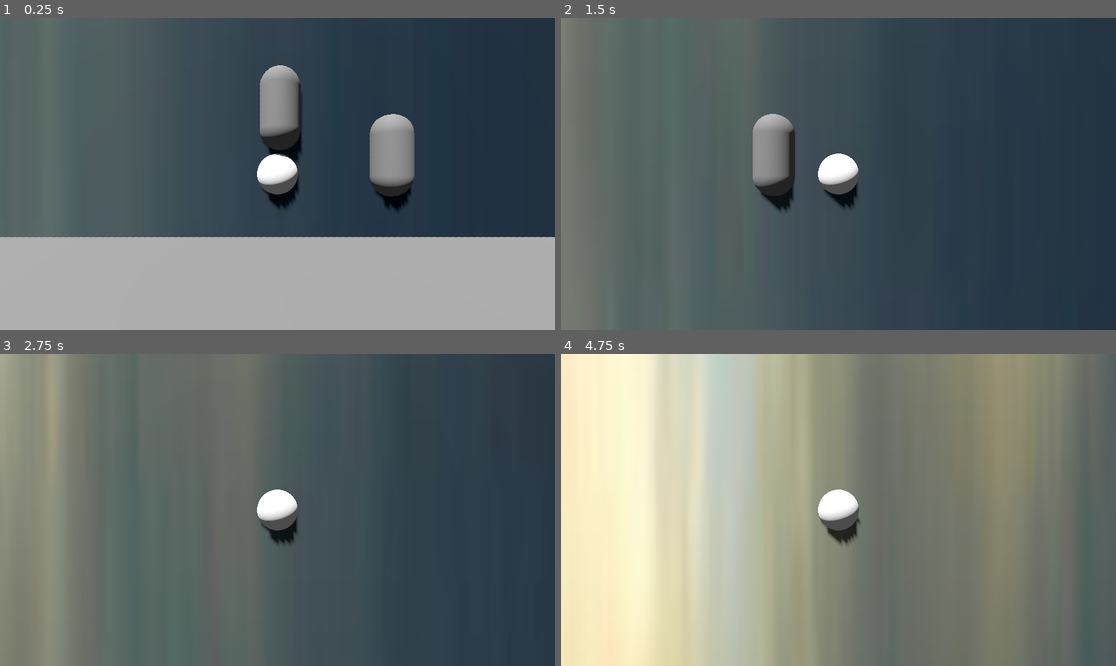
Above: before the commit, frames 1-4 (two rows, left to right).
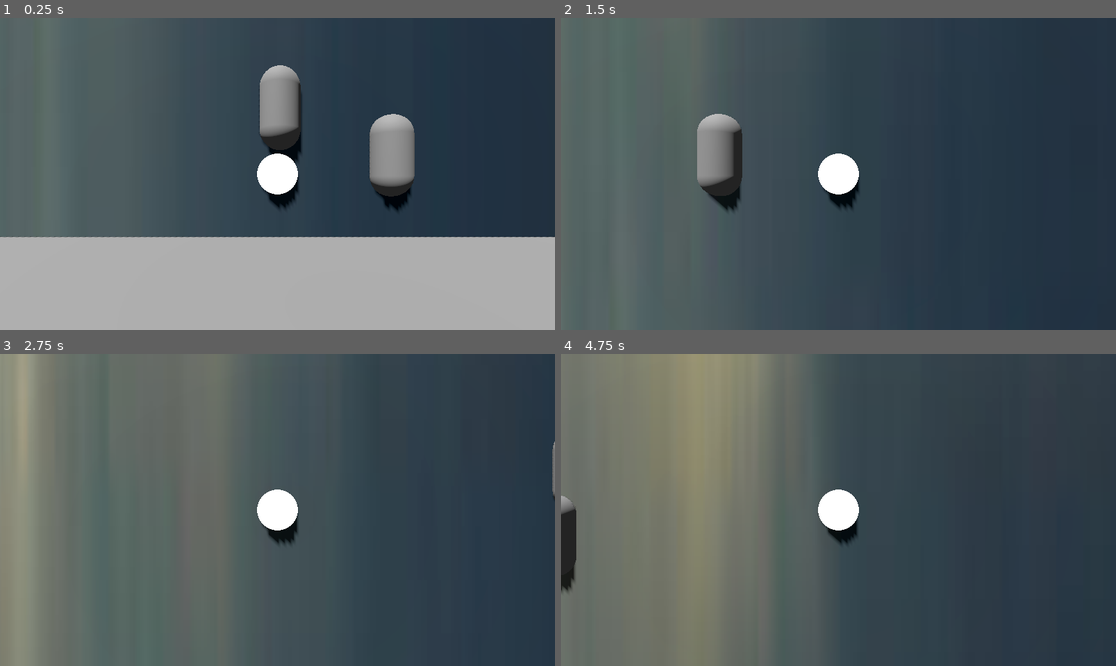
Above: after the commit, the same moments.

Repository: akkajoe/FallingUp
Game: Godot game, scene res://main.tscn
Same seed, same stepped clock (60 frames per second), same inputs: the game is played once before the commit and once after it.
Inputs:
- Up to frame 1 (0.25 s): no input
- Up to frame 2 (1.5 s): hold Right (right) 0.53-1.28 s; hold A (left) from 1.28 s (still down)
- Up to frame 3 (2.75 s): release A (left) at 2.03 s; hold Right (right) from 2.03 s (still down)
- Up to frame 4 (4.75 s): release Right (right) at 3.53 s; hold A (left) from 3.53 s (still down)

The runs differ from the first frame. In frame 1, 0.3% of the frame differs, in the area x 46-54%, y 43-57%; in frame 2, 7.8%; in frame 3, 4.6%; in frame 4, 100%, in the area x 0-100%, y 0-100%.

Commit message:
bounce, acceleration and impulse

Diff:
--- a/fallingup/player.gd
+++ b/fallingup/player.gd
@@ -1,108 +1,164 @@
+# player.gd
 extends CharacterBody3D
 
-@export var float_speed = 4.5
-@export var sink_speed = 2.0
-@export var drift_speed = 4.0
-@export var drift_smoothness = 5.0
-@export var sink_delay = 5.0
-@export var glow_green_threshold = 2.0
+@export var float_speed            = 4.5
+@export var drift_speed            = 4.0
+@export var acc_x                  = 4.0
+@export var sink_delay             = 6.0
+@export var glow_green_threshold   = 2.0
+@export var glow_fall_rate   := 0.1    # glow units lost per second while sinking
+@export var ground_delay           = 2.0  # seconds on ground before game-over
 
-@export var glow_fall_rate := 0.1    # glow units lost per second while sinking
-@export var ground_delay = 2.0       # seconds on ground before red
+@export var push_strength          = 6.0    # how hard we get knocked sideways
+@export var knockback_duration     = 1.0    # force override lasts exactly 1 s
 
-@onready var mesh      = $Node3D/MeshInstance3D as MeshInstance3D
-@onready var world_env = get_tree().get_current_scene().get_node("WorldEnvironment") as WorldEnvironment
+@export var bounce_restitution     = 0.8    # energy retained on each sink-bounce
+@export var restitution_decay      = 0.2    # lose this much restitution after each bounce
+@export var min_bounce_speed       = 0.5    # below this vertical speed, stop bouncing
 
-# acceleration in the x-axis when the direction turns
-@export var acc_x = 4.0
-# keep track of your current sideways speed
-var current_turn_speed = 0.0
+const BOUNCE_IMPULSE : float = 8.0
 
-var state = "floating"
-var time_since_last_collect = 0.0
+var current_turn_speed       = 0.0
+var state                    = "floating"   # "floating", "sinking", "gameover"
+var time_since_last_collect  = 0.0
+var _ground_contact_started  = false
+var _ground_contact_time     = 0.0
 
-var _ground_contact_started = false
-var _ground_contact_time = 0.0
+# knock-back state
+var in_knockback             = false
+var knockback_velocity       = 0.0
+var knockback_timer          = 0.0
 
-var override_mat: StandardMaterial3D
-var gravity = ProjectSettings.get_setting("physics/3d/default_gravity")
+# override materials for all sub-meshes
+var override_mats : Array[StandardMaterial3D] = []
+
+@onready var world_env       = get_tree().get_current_scene().get_node("WorldEnvironment") as WorldEnvironment
+var gravity                  = ProjectSettings.get_setting("physics/3d/default_gravity")
 
 
 func _ready():
 	name = "player"
-	var orig = mesh.mesh.surface_get_material(0) as StandardMaterial3D
-	if orig == null:
-		orig = StandardMaterial3D.new()
-	override_mat = orig.duplicate() as StandardMaterial3D
-	mesh.material_override = override_mat
+	# Collect every MeshInstance3D under this node and override its material
+	for m in get_children():
+		if m is MeshInstance3D:
+			var orig = m.mesh.surface_get_material(0) as StandardMaterial3D
+			if orig == null:
+				orig = StandardMaterial3D.new()
+			var dup = orig.duplicate() as StandardMaterial3D
+			m.set_surface_override_material(0, dup)
+			override_mats.append(dup)
+
+
+func _set_color(c: Color) -> void:
+	# Apply the given color to every override material
+	for mat in override_mats:
+		mat.albedo_color = c
+
+
+func _handle_sideways(delta):
+	if in_knockback:
+		velocity.x = knockback_velocity
+		knockback_timer -= delta
+		if knockback_timer <= 0.0:
+			in_knockback = false
+			current_turn_speed = 0.0
+	else:
+		var input_x = -Input.get_axis("left", "right")
+		var target_x = input_x * drift_speed
+		current_turn_speed = move_toward(current_turn_speed, target_x, acc_x * delta)
+		velocity.x = current_turn_speed
 
 
 func _physics_process(delta):
 	time_since_last_collect += delta
 
-	# — start sinking if no collection —
+	# FLOATING → SINKING trigger
 	if state == "floating" and time_since_last_collect >= sink_delay:
 		state = "sinking"
 		time_since_last_collect = 0.0
-		print("No collections for %.1f s — sinking!" % sink_delay)
 
-	# — win immediately if glow too high —
-	if world_env.environment.glow_strength >= glow_green_threshold:
-		override_mat.albedo_color = Color(0, 1, 0)
+	# WIN (green) check
+	if state != "gameover" and world_env.environment.glow_strength >= glow_green_threshold:
 		state = "gameover"
+		_set_color(Color(0,1,0))
+		velocity = Vector3.ZERO
+		move_and_slide()
 		return
 
-	# — continuous fade while falling (before hitting ground) —
-	if state == "sinking" and not is_on_floor():
+	# FREEZE on gameover
+	if state == "gameover":
+		velocity = Vector3.ZERO
+		move_and_slide()
+		return
+
+	# VERTICAL: float up vs fall
+	if state == "floating":
+		velocity.y = float_speed
+	else:  # sinking
 		velocity.y -= gravity * delta
-		world_env.environment.glow_strength = clamp(
-			world_env.environment.glow_strength - glow_fall_rate * delta,
-			0.0, glow_green_threshold
-		)
+		if not is_on_floor():
+			world_env.environment.glow_strength = clamp(
+				world_env.environment.glow_strength - glow_fall_rate * delta,
+				0.0, glow_green_threshold
+			)
 
-	# — ground-hit timer & game-over logic —
+	# Remember if we were on floor before moving
+	var was_on_floor = is_on_floor()
+
+	# SIDEWAYS: knockback override or normal drift
+	_handle_sideways(delta)
+
+	# MOVE the body
+	move_and_slide()
+
+	# BOUNCE if we just landed while sinking
+	var now_on_floor = is_on_floor()
+	if state == "sinking" and not was_on_floor and now_on_floor:
+		var incoming = -velocity.y    # positive if we hit downward
+		var bounced = incoming * bounce_restitution
+		if bounced > min_bounce_speed and bounce_restitution > 0.0:
+			velocity.y = bounced
+			bounce_restitution = max(bounce_restitution - restitution_decay, 0.0)
+		else:
+			# bounce too small → go back to floating
+			state = "floating"
+			velocity.y = float_speed
+
+	# GROUND-CONTACT timer & lose check
 	if state == "sinking" and is_on_floor():
 		if not _ground_contact_started:
-			print("CHECK")
 			_ground_contact_started = true
 			_ground_contact_time = 0.0
 		else:
 			_ground_contact_time += delta
-			print("CHECK2")
 			if _ground_contact_time >= ground_delay:
-				# you can swap in your bounce or game-over tweak here
-				override_mat.albedo_color = Color(1, 0, 0)
+				state = "gameover"
+				_set_color(Color(1,0,0))
+				velocity = Vector3.ZERO
 				print("GAME OVER: on ground for %.1f s" % ground_delay)
 		return
 	else:
 		_ground_contact_started = false
 
-	# — vertical movement based on state —
-	match state:
-		"floating":
-			velocity.y = float_speed
-		"sinking":
-			pass
-		"gameover":
-			velocity = Vector3.ZERO
-
-	# — X-axis steering with acceleration —
-	var in_x = Input.get_axis("left", "right")
-	var target_turn_speed = in_x * drift_speed
-	current_turn_speed = move_toward(current_turn_speed, target_turn_speed, acc_x * delta)
-	velocity.x = current_turn_speed
-
-	# — apply the slide (Godot 4 style) —
-	move_and_slide()
-
 
 func register_collected_obstacle(_obs: Node) -> void:
+	# Reset to FLoATING + boost glow
 	state = "floating"
 	time_since_last_collect = 0.0
 	_ground_contact_started = false
+
 	world_env.environment.glow_strength = clamp(
 		world_env.environment.glow_strength + 0.02,
 		0.0, glow_green_threshold
 	)
-	override_mat.albedo_color = Color(1, 1, 1)
+	_set_color(Color(1,1,1))
 	print("Collected! Glow is now ", world_env.environment.glow_strength)
+
+	# Vertical bounce impulse (one-off)
+	velocity.y = BOUNCE_IMPULSE
+
+	# Sideways knock-back
+	var dir = (global_position - _obs.global_position).normalized()
+	knockback_velocity = dir.x * push_strength
+	knockback_timer = knockback_duration
+	in_knockback = true
